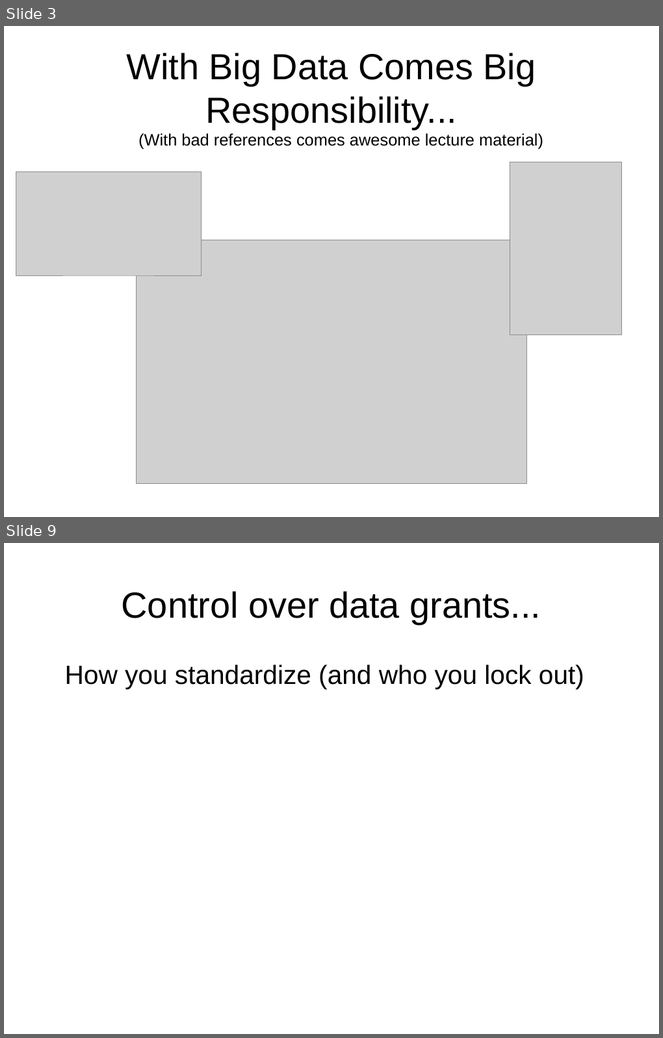
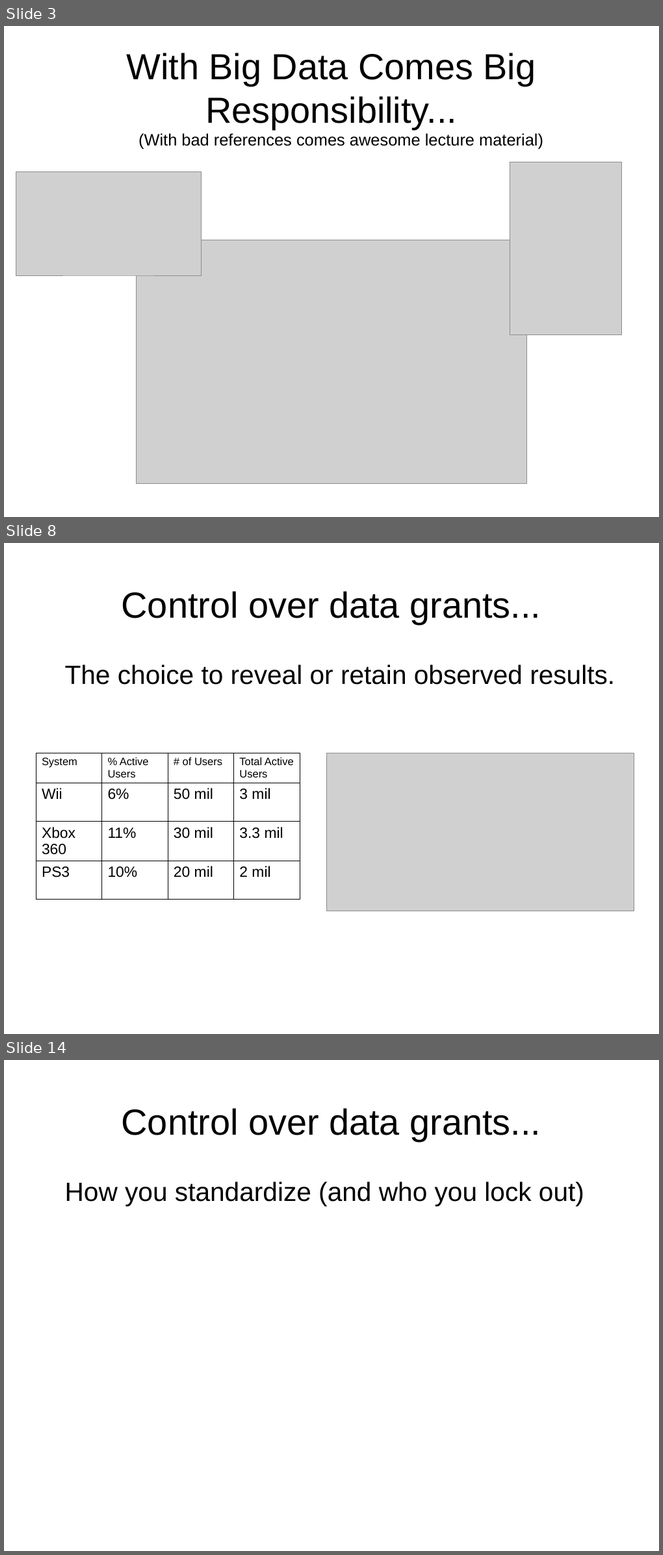
Before and after one commit to DanRunfola/COLL_100, a slide deck: lectures/ApplicationKnowledge.odp. Shown one above the other, each under a label of ours: slides 3 and 9 before the commit, slides 3, 8 and 14 after it; the slides between them are not shown. The pictures are 663x1038 and 663x1555 pixels, drawn with LibreOffice and Linux fonts; fonts in the diff are those of the drawing; grey boxes stand for pictures. Boxes give left, top, right and bottom in pixels: in the first picture for what was removed or moved away, otherwise in the second. Text is boxed around its words. In the diff, an @@ line names an element or a change of style, - is before the commit and + after.

```diff
--- a/lectures/ApplicationKnowledge.odp
+++ b/lectures/ApplicationKnowledge.odp
@@ slide 8 added at [4, 543, 659, 1034], background #FFFFFF @@
@@ title added at [122, 591, 541, 624], 44 pt, text #000000 @@
+Control over data grants...
@@ text added at [65, 665, 615, 685], 32 pt, text #000000 @@
+The choice to reveal or retain observed results.
@@ table added at [36, 754, 300, 900], 4 rows, 4 columns @@
+System | % Active Users | # of Users | Total Active Users
+Wii | 6% | 50 mil | 3 mil
+Xbox 360 | 11% | 30 mil | 3.3 mil
+PS3 | 10% | 20 mil | 2 mil
@@ picture added at [327, 753, 634, 912] @@
@@ what was slide 9 is now slide 14 @@
```
Also in this commit, not shown: 5 slides changed, 4 other slides added, 1 other file.
